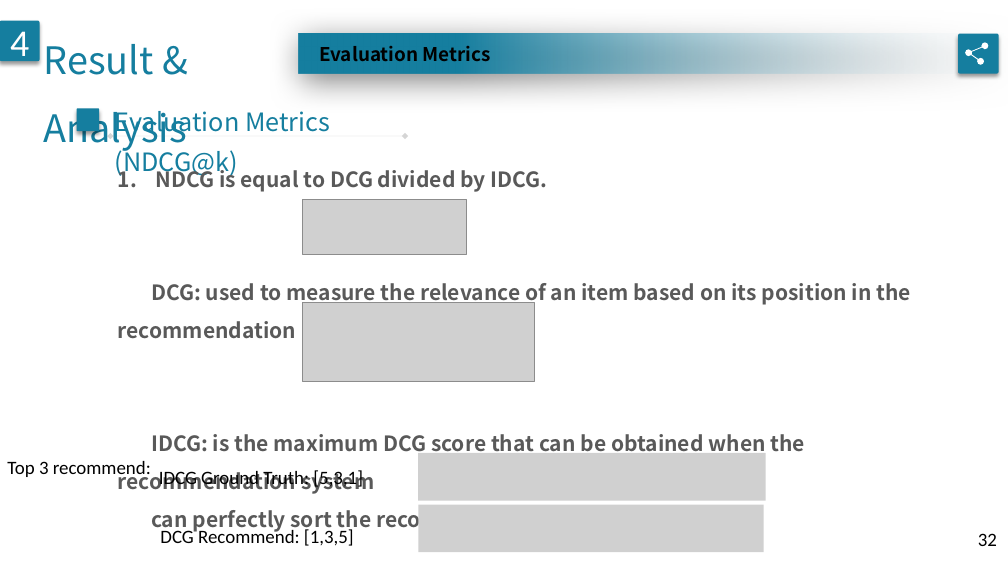
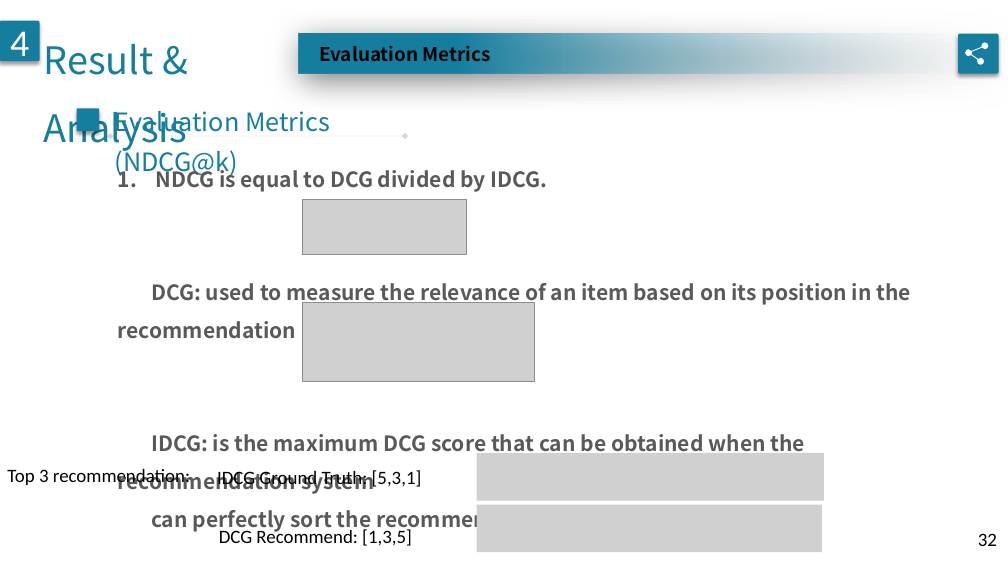
Before and after one commit to geminiwoo/oral-exam, a slide deck: slide 32 of 口試.pptx. Drawn at 1008x567 pixels with LibreOffice and Linux fonts; fonts in the diff are those of the drawing; grey boxes stand for pictures. Boxes give left, top, right and bottom in pixels: in the first picture for what was removed or moved away, otherwise in the second. Text is boxed around its words. In the diff, an @@ line names an element or a change of style, - is before the commit and + after.

```diff
--- a/口試.pptx
+++ b/口試.pptx
@@ text at (x1=7, y1=469, x2=190, y2=488): text changed @@
-Top 3 recommend:
+Top 3 recommendation:
@@ 2 texts, 2 pictures moved together from (x1=159, y1=453, x2=766, y2=552) to (x1=217, y1=453, x2=824, y2=552) @@
```
Also in this commit, not shown: 5 other slides changed.
